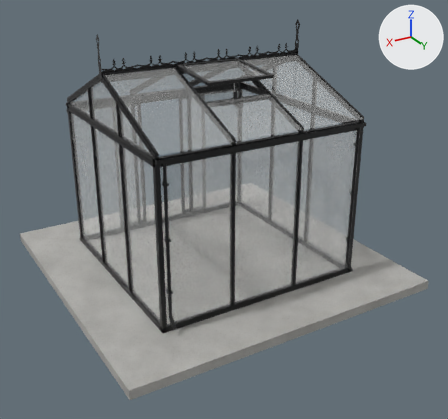
The glTF model models/scandiglas/sg-rect-7-9-7-9-decor.glb: old version first, new version second.
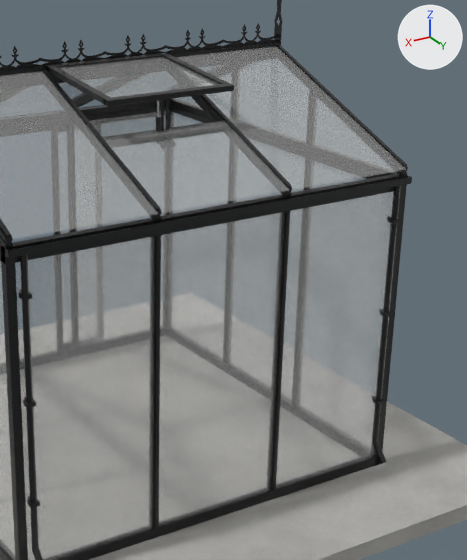
Each version is shown whole from a 50 mm lens placed at (3.32, 7.72, 3.51), pointed at (-0.03, 2.13, 0.72), then close up on the part from 34% to 88% of the width and 7% to 77% of the height. The axes (+X, +Y, +Z) are drawn at upper right. The lights are the same throughout. The older version's two pictures come first. Vertices at exactly the same position are counted once.

The first close-up shows 'scandiglas-rect-7-9-7-9-decor'.
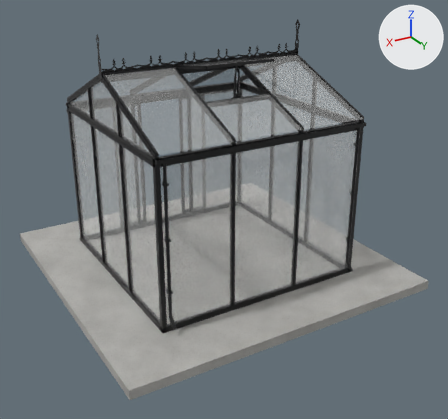
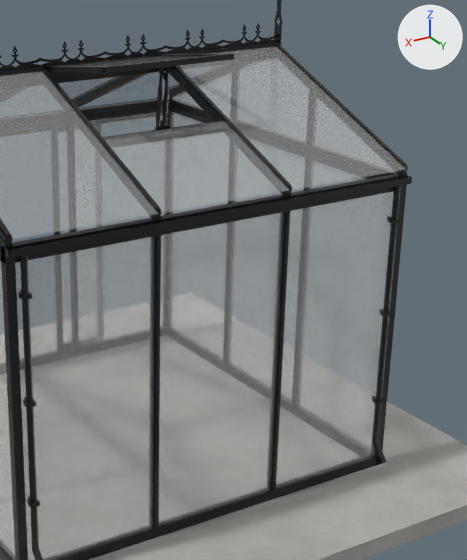
Pixel boxes (x1, y1, x2, y2) of what changed, in the close-ups (467 x 560 px; the box of a moved part takes in the faces that stretch with it):
```json
{"part": 1, "of": "me_scandiglas", "change": "moved or reshaped", "before": [155, 101, 161, 132], "after": [156, 86, 163, 123]}
{"part": 2, "of": "me_scandiglas", "change": "moved or reshaped", "before": [104, 83, 234, 106], "after": [103, 53, 234, 73]}
{"part": 3, "of": "me_scandiglas", "change": "added", "after": [163, 54, 220, 56]}
{"part": 4, "of": "me_scandiglas", "change": "added", "after": [47, 66, 108, 73]}
{"part": 5, "of": "me_scandiglas", "change": "moved or reshaped", "after": [156, 125, 171, 130], "on screen": "not visible before"}
{"part": 6, "of": "me_scandiglas", "change": "moved or reshaped", "before": [59, 57, 219, 98], "after": [165, 67, 170, 72]}
{"part": 7, "of": "me_scandiglas", "change": "moved or reshaped", "before": [165, 100, 169, 130], "after": [162, 71, 169, 121]}
{"part": 8, "of": "me_scandiglas", "change": "moved or reshaped", "before": [160, 101, 164, 131], "after": [156, 73, 163, 126]}
{"part": 9, "of": "me_scandiglas", "change": "added", "after": [163, 77, 168, 126]}
{"part": 10, "of": "me_scandiglas", "change": "reshaped", "before": [41, 53, 228, 105], "after": [37, 54, 201, 122]}
```

Edits to the scene script, one JSON object a line:
```json
{"block": "me_scandiglas", "where": "# used by ob_scandiglas_rect_7_9_7_9_decor; location = (0.0, 0.0, 0.0)"}
{"op": "remove", "block": "me_scandiglas", "code": "me_scandiglas.from_pydata(...)  # 12785 vertices, 24829 faces; spans x -1.82..1.82, y 0.0..3.64, z -0.1..2.71"}
{"op": "add", "block": "me_scandiglas", "code": "me_scandiglas.from_pydata(...)  # 20580 vertices, 40448 faces; spans x -1.82..1.82, y 0.0..3.64, z -0.1..2.71"}
{"block": "me_scandiglas", "change": "me_scandiglas part 1: the loose piece of 131 vertices spanning x 0.03..0.05, y 2.44..2.48, z 2.0..2.22 is turned -9.2 degrees about the x axis through its middle and scaled by 1.32, then moved by (-0.04, -0.05, 0.13)"}
{"block": "me_scandiglas", "change": "me_scandiglas part 2: the loose piece of 48 vertices spanning x -0.38..0.38, y 2.49..2.53, z 2.25..2.28 is moved by (0.0, 0.0, 0.16)"}
{"block": "me_scandiglas", "change": "me_scandiglas part 3: the loose piece of 48 vertices spanning x -0.38..-0.34, y 1.86..2.51, z 2.25..2.34 is copied, and the copy is turned 14.5 degrees about the x axis through its middle and scaled by 0.992, then moved by (0.0, 0.0, 0.08); it spans x -0.38..-0.34, y 1.86..2.5, z 2.31..2.44"}
{"block": "me_scandiglas", "change": "me_scandiglas part 4: the loose piece of 48 vertices spanning x 0.34..0.38, y 1.86..2.51, z 2.25..2.34 is copied, and the copy is turned 14.5 degrees about the x axis through its middle and scaled by 0.992, then moved by (0.0, 0.0, 0.08); it spans x 0.34..0.38, y 1.86..2.5, z 2.31..2.44"}
{"block": "me_scandiglas", "change": "me_scandiglas part 5: the loose piece of 24 vertices spanning x -0.05..0.05, y 2.44..2.5, z 1.99..2.01 is scaled about its middle by (0.889, -0.546, 3.11), then moved by (0.0, -0.04, 0.05)"}
{"block": "me_scandiglas", "change": "me_scandiglas part 6: the loose piece of 24 vertices spanning x -0.34..0.34, y 1.88..2.49, z 2.26..2.33 is multiplied about its middle by the matrix ((0.0, -0.005, -0.046), (0.046, 0.006, -0.001), (0.006, -0.046, 0.005)), then moved by (-0.02, 0.26, 0.08), in mat_powder"}
{"block": "me_scandiglas", "change": "me_scandiglas part 7: the loose piece of 24 vertices spanning x -0.02..-0.01, y 2.44..2.47, z 1.97..2.22 is turned -9.2 degrees about the x axis through its middle and scaled by 1.24, then moved by (0.0, -0.03, 0.12)"}
{"block": "me_scandiglas", "change": "me_scandiglas part 8: the loose piece of 24 vertices spanning x 0.01..0.02, y 2.44..2.47, z 1.97..2.22 is turned -9.2 degrees about the x axis through its middle and scaled by 1.24, then moved by (0.0, -0.03, 0.12)"}
{"block": "me_scandiglas", "change": "me_scandiglas part 9: the loose piece of 24 vertices spanning x -0.02..-0.01, y 2.44..2.47, z 1.97..2.22 is copied, and the copy is turned -9.2 degrees about the x axis through its middle and scaled by 1.04, then moved by (0.02, 0.0, 0.12); it spans x 0.0, y 2.43..2.48, z 2.09..2.35"}
{"block": "me_scandiglas", "change": "me_scandiglas part 10: 32 vertices moved within x -0.8..0.4, y 1.82..2.47, z 2.24..2.38; 156 vertices removed from x -0.38..0.38, y 1.84..2.51, z 2.22..2.35; 7437 vertices added at x -0.38..0.38, y 1.84..2.5, z 2.11..2.42"}
{"block": "me_scandiglas", "change": "other edits to the shape of me_scandiglas do not show in these pictures"}
```
